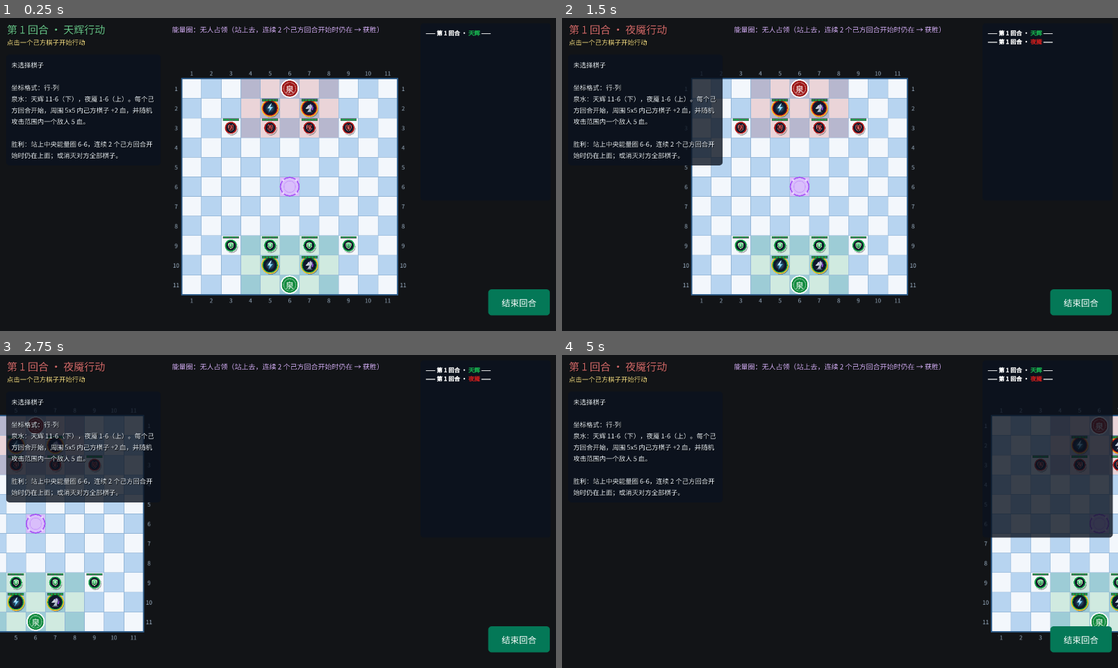
Above: before the commit, frames 1-4 (two rows, left to right).
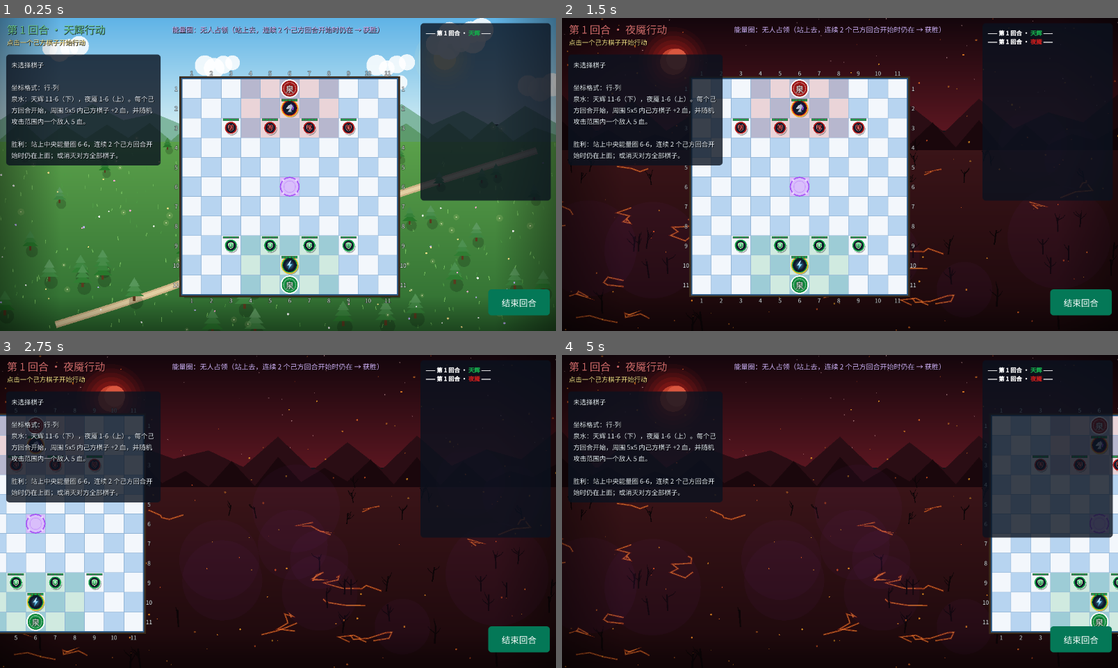
Above: after the commit, the same moments.

Repository: hRa1n/godot-dota2-chess
Game: Godot game, scene res://scenes/main.tscn
Two runs of this game, one before a commit and one after it. Both use one fixed random seed, a clock stepped at 60 frames per second and the inputs below.
Inputs (mouse positions are in pixels of both pictures, inside the frame that each line leads up to):
- Up to frame 1 (0.25 s): no input
- Up to frame 2 (1.5 s): click "结束回合" at 0.5 s; tap Enter at 1.25 s; move the mouse to (962, 158) at 1.27 s; hold Right from 1.28 s (still down); tap F at 1.35 s; click (962, 158) at 1.42 s
- Up to frame 3 (2.75 s): release Right at 2 s; drag from (166, 527) to (250, 574) at 2.02 s
- Up to frame 4 (5 s): tap Space at 2.75 s; move the mouse to (895, 442) at 2.77 s; hold Right 2.78-3.5 s; tap F at 2.85, 4.35 s; click (895, 442) at 2.92 s; drag from (812, 574) to (673, 464) at 3.52 s; tap Enter at 4.25 s; move the mouse to (1006, 558) at 4.27 s; hold Left from 4.28 s (still down); click (1006, 558) at 4.42 s

The runs differ from the first frame. In frame 1, 68% of the frame differs, in the area x 0-100%, y 0-100%; in frame 2, 19%; in frame 3, 30%; in frame 4, 34%.

Commit message:
阵容调整、双阵营背景随回合切换、卡牌放大
- 天辉：宙斯 + 4 小兵；夜魇：混沌骑士 + 4 小兵
- 新增两套战场背景：天辉（晴空、树林、草地）/ 夜魇（红月、枯树、熔岩），轮到哪方就淡入哪方的背景
- 棋盘加木框和阴影，行列编号改为白字描边
- 卡牌放大到 232x358，字体同步放大
- 测试同步更新

Co-Authored-By: Claude Opus 5.5 <noreply@anthropic.com>
Claude-Session: https://claude.ai/code/session_01C7VBmFL8ghvjPypJgNp5Uf

Diff:
--- a/scenes/main.tscn
+++ b/scenes/main.tscn
@@ -1,12 +1,39 @@
-[gd_scene load_steps=5 format=3]
+[gd_scene load_steps=6 format=3]
 
 [ext_resource type="Script" path="res://scripts/game.gd" id="1_game"]
 [ext_resource type="Script" path="res://scripts/board.gd" id="2_board"]
 [ext_resource type="Script" path="res://scripts/camera_controller.gd" id="3_cam"]
 [ext_resource type="Script" path="res://scripts/hud.gd" id="4_hud"]
+[ext_resource type="Script" path="res://scripts/background.gd" id="5_bg"]
 
 [node name="Main" type="Node2D"]
 script = ExtResource("1_game")
+
+[node name="BackgroundLayer" type="CanvasLayer" parent="."]
+layer = -1
+
+[node name="RadiantBG" type="Control" parent="BackgroundLayer"]
+layout_mode = 3
+anchors_preset = 15
+anchor_right = 1.0
+anchor_bottom = 1.0
+grow_horizontal = 2
+grow_vertical = 2
+mouse_filter = 2
+script = ExtResource("5_bg")
+team = 0
+
+[node name="DireBG" type="Control" parent="BackgroundLayer"]
+modulate = Color(1, 1, 1, 0)
+layout_mode = 3
+anchors_preset = 15
+anchor_right = 1.0
+anchor_bottom = 1.0
+grow_horizontal = 2
+grow_vertical = 2
+mouse_filter = 2
+script = ExtResource("5_bg")
+team = 1
 
 [node name="Board" type="Node2D" parent="."]
 script = ExtResource("2_board")
--- /dev/null
+++ b/scripts/background.gd
@@ -0,0 +1,200 @@
+extends Control
+## 战场背景（屏幕空间，不随摄像机移动），两套主题：
+##   team = 0 天辉：晴空、太阳、远山、绿色树林、草地、花与光点
+##   team = 1 夜魇：血色天空、红月、黑色山脊、枯树、熔岩裂缝、余烬、紫雾
+## 回合切换时由 game.gd 交叉淡入淡出。全部用代码画，固定随机种子，窗口变化时重画。
+
+@export var team := 0
+
+
+func _ready() -> void:
+	set_anchors_preset(Control.PRESET_FULL_RECT)
+	mouse_filter = Control.MOUSE_FILTER_IGNORE
+	resized.connect(queue_redraw)
+
+
+func _draw() -> void:
+	if size.x < 200 or size.y < 200:  # 还没布局好（初始尺寸很小）时不画，避免多边形退化
+		return
+	var rng := RandomNumberGenerator.new()
+	rng.seed = 20261103 + team
+	if team == 0:
+		_draw_radiant(rng)
+	else:
+		_draw_dire(rng)
+	# 四周暗角，让中间的棋盘更突出
+	var w := size.x
+	var h := size.y
+	_hgrad(0, 140, Color(0, 0, 0, 0.4), Color(0, 0, 0, 0))
+	_hgrad(w - 140, w, Color(0, 0, 0, 0), Color(0, 0, 0, 0.4))
+	_vgrad(h - 80, h, Color(0, 0, 0, 0), Color(0, 0, 0, 0.35))
+
+
+# ======================= 天辉 =======================
+
+func _draw_radiant(rng: RandomNumberGenerator) -> void:
+	var w := size.x
+	var h := size.y
+	var horizon := h * 0.34
+
+	# 天空
+	_vgrad(0, horizon, Color("#5fb3e6"), Color("#cdeaf2"))
+	# 太阳
+	var sun := Vector2(w * 0.8, h * 0.13)
+	for i in 6:
+		draw_circle(sun, 70 - i * 9, Color(1.0, 0.95, 0.7, 0.07 + i * 0.03))
+	draw_circle(sun, 26, Color("#fff4c2"))
+	# 云
+	for i in 7:
+		var c := Vector2(rng.randf() * w, rng.randf_range(0.04, 0.22) * h)
+		var s := rng.randf_range(20, 36)
+		for j in 4:
+			draw_circle(c + Vector2((j - 1.5) * s * 0.8, sin(j * 1.7) * s * 0.25), s * rng.randf_range(0.6, 0.9), Color(1, 1, 1, 0.85))
+
+	# 远山（两层）
+	_ridge(horizon + 10, 70, Color("#7fb6a0"), rng, 9)
+	_ridge(horizon + 40, 55, Color("#5d9a6c"), rng, 13)
+
+	# 草地
+	_vgrad(horizon + 40, h, Color("#5aa04a"), Color("#2d6b30"))
+	for i in 260:
+		var g := Vector2(rng.randf() * w, rng.randf_range(horizon + 50, h))
+		var c := Color("#78c060") if rng.randf() < 0.5 else Color("#4f9a45")
+		draw_line(g, g + Vector2(rng.randf_range(-3, 3), -rng.randf_range(5, 11)), c, 1.6)
+
+	# 小路
+	var path := PackedVector2Array()
+	for i in 30:
+		var t := i / 29.0
+		path.append(Vector2(w * (0.1 + t * 0.85) + sin(t * 7.0) * 30, lerpf(h * 0.98, horizon + 60, t)))
+	draw_polyline(path, Color("#cdb486"), 16.0)
+	draw_polyline(path, Color("#e2cfa3"), 8.0)
+
+	# 树林（按 y 排序，远的先画）
+	var trees := []
+	for i in 46:
+		trees.append(Vector2(rng.randf() * w, rng.randf_range(horizon + 45, h * 1.02)))
+	trees.sort_custom(func(a, b): return a.y < b.y)
+	for t in trees:
+		var depth := inverse_lerp(horizon, h, t.y)
+		_pine(t, lerpf(16, 40, depth), rng)
+
+	# 花与光点
+	for i in 80:
+		var f := Vector2(rng.randf() * w, rng.randf_range(horizon + 60, h))
+		var fc: Color = [Color("#fde68a"), Color("#f9a8d4"), Color("#ffffff"), Color("#c4b5fd")][rng.randi() % 4]
+		draw_circle(f, rng.randf_range(1.4, 2.6), fc)
+	for i in 50:
+		var l := Vector2(rng.randf() * w, rng.randf_range(horizon, h))
+		draw_circle(l, rng.randf_range(4, 8), Color(1.0, 0.97, 0.65, 0.12))
+		draw_circle(l, 1.4, Color(1.0, 0.98, 0.8, 0.8))
+
+
+# ======================= 夜魇 =======================
+
+func _draw_dire(rng: RandomNumberGenerator) -> void:
+	var w := size.x
+	var h := size.y
+	var horizon := h * 0.36
+
+	# 天空
+	_vgrad(0, horizon, Color("#14060c"), Color("#5a1620"))
+	# 红月
+	var moon := Vector2(w * 0.2, h * 0.14)
+	for i in 6:
+		draw_circle(moon, 80 - i * 10, Color(0.9, 0.15, 0.1, 0.05 + i * 0.025))
+	draw_circle(moon, 30, Color("#c2412d"))
+	draw_circle(moon + Vector2(8, -6), 24, Color("#d9573f"))
+	# 星点
+	for i in 60:
+		draw_circle(Vector2(rng.randf() * w, rng.randf() * horizon * 0.9), rng.randf_range(0.6, 1.4), Color(1, 0.8, 0.8, rng.randf_range(0.2, 0.6)))
+
+	# 黑色山脊（两层）
+	_ridge(horizon + 10, 95, Color("#2a0d14"), rng, 8, true)
+	_ridge(horizon + 45, 70, Color("#1a070c"), rng, 12, true)
+
+	# 焦土
+	_vgrad(horizon + 45, h, Color("#3a1418"), Color("#1a080b"))
+	# 熔岩裂缝
+	for i in 22:
+		var p := Vector2(rng.randf() * w, rng.randf_range(horizon + 60, h))
+		var pts := PackedVector2Array([p])
+		for j in rng.randi_range(3, 7):
+			p += Vector2(rng.randf_range(-45, 45), rng.randf_range(-14, 14))
+			pts.append(p)
+		draw_polyline(pts, Color(1.0, 0.3, 0.08, 0.35), 4.0)
+		draw_polyline(pts, Color(1.0, 0.65, 0.25, 0.6), 1.2)
+
+	# 枯树
+	var trees := []
+	for i in 40:
+		trees.append(Vector2(rng.randf() * w, rng.randf_range(horizon + 40, h * 1.02)))
+	trees.sort_custom(func(a, b): return a.y < b.y)
+	for t in trees:
+		var depth := inverse_lerp(horizon, h, t.y)
+		_dead_tree(t, lerpf(18, 46, depth), rng)
+
+	# 紫雾
+	for i in 12:
+		var c := Vector2(rng.randf() * w, rng.randf_range(horizon, h))
+		draw_circle(c, rng.randf_range(60, 120), Color(0.45, 0.15, 0.55, 0.06))
+
+	# 余烬
+	for i in 140:
+		var e := Vector2(rng.randf() * w, rng.randf() * h)
+		draw_circle(e, rng.randf_range(0.8, 2.4), Color(1.0, rng.randf_range(0.35, 0.7), 0.15, rng.randf_range(0.35, 0.85)))
+
+
+# ======================= 绘制小工具 =======================
+
+func _vgrad(y0: float, y1: float, c0: Color, c1: Color) -> void:
+	var w := size.x
+	draw_polygon(PackedVector2Array([Vector2(0, y0), Vector2(w, y0), Vector2(w, y1), Vector2(0, y1)]),
+		PackedColorArray([c0, c0, c1, c1]))
+
+
+func _hgrad(x0: float, x1: float, c0: Color, c1: Color) -> void:
+	var h := size.y
+	draw_polygon(PackedVector2Array([Vector2(x0, 0), Vector2(x1, 0), Vector2(x1, h), Vector2(x0, h)]),
+		PackedColorArray([c0, c1, c1, c0]))
+
+
+## 山脊：从 base_y 往上起伏，填充到屏幕底部
+func _ridge(base_y: float, amp: float, col: Color, rng: RandomNumberGenerator, peaks: int, sharp := false) -> void:
+	var w := size.x
+	var pts := PackedVector2Array([Vector2(0, size.y)])
+	var n := peaks * 2
+	for i in n + 1:
+		var x := w * i / n
+		var up := (i % 2 == 0) == sharp
+		var y := base_y - (amp * rng.randf_range(0.5, 1.0) if up else amp * rng.randf_range(0.0, 0.35))
+		pts.append(Vector2(x, minf(y, size.y - 2)))
+	pts.append(Vector2(w, size.y))
+	draw_colored_polygon(pts, col)
+
+
+## 天辉松树：影子 + 树干 + 三层树冠
+func _pine(base: Vector2, s: float, rng: RandomNumberGenerator) -> void:
+	draw_circle(base + Vector2(4, 2), s * 0.45, Color(0, 0, 0, 0.18))
+	draw_rect(Rect2(base.x - s * 0.08, base.y - s * 0.35, s * 0.16, s * 0.35), Color("#5b3a1e"))
+	var shade := rng.randf_range(-0.08, 0.08)
+	for i in 3:
+		var tw := s * (0.62 - i * 0.14)
+		var ty := base.y - s * 0.3 - i * s * 0.32
+		var col := Color("#2f7d32").lightened(shade + i * 0.07)
+		draw_colored_polygon(PackedVector2Array([
+			Vector2(base.x - tw, ty), Vector2(base.x + tw, ty), Vector2(base.x, ty - s * 0.55)]), col)
+
+
+## 夜魇枯树：弯曲树干 + 分叉枝
+func _dead_tree(base: Vector2, s: float, rng: RandomNumberGenerator) -> void:
+	var col := Color("#0d0507")
+	var tip := base + Vector2(rng.randf_range(-6, 6), -s)
+	draw_line(base, tip, col, maxf(2.0, s * 0.09))
+	for i in rng.randi_range(2, 4):
+		var t := rng.randf_range(0.35, 0.9)
+		var p := base.lerp(tip, t)
+		var dir := Vector2(rng.randf_range(-1, 1), -rng.randf_range(0.3, 1)).normalized()
+		var q := p + dir * s * rng.randf_range(0.25, 0.5)
+		draw_line(p, q, col, maxf(1.4, s * 0.05))
+		draw_line(q, q + Vector2(dir.x * 5, -6), col, 1.2)
--- a/scripts/board.gd
+++ b/scripts/board.gd
@@ -21,7 +21,7 @@
 const COLOR_BORDER := Color("#2f5d8a")
 const COLOR_HOVER := Color(0.1, 0.25, 0.5, 0.18)
 const COLOR_SELECT_LINE := Color("#f59e0b")
-const COLOR_LABEL := Color("#9fb3c8")
+const COLOR_LABEL := Color("#f1f5f9")
 
 var hovered: Vector2i = NO_CELL
 var selected: Vector2i = NO_CELL
@@ -96,6 +96,10 @@
 
 func _draw() -> void:
 	var size_px := board_size_px()
+
+	# 棋盘底座（阴影 + 木框）
+	draw_rect(Rect2(Vector2(6, 8), size_px), Color(0, 0, 0, 0.35))
+	draw_rect(Rect2(-Vector2(6, 6), size_px + Vector2(12, 12)), Color("#3b2a1a"))
 
 	# 格子：蓝白交错
 	for y in ROWS:
@@ -174,4 +178,6 @@
 func _draw_centered_text(t: String, center: Vector2, fs: int, col: Color) -> void:
 	var w := FONT.get_string_size(t, HORIZONTAL_ALIGNMENT_LEFT, -1, fs).x
 	var baseline := center.y + (FONT.get_ascent(fs) - FONT.get_descent(fs)) * 0.5
-	draw_string(FONT, Vector2(center.x - w * 0.5, baseline), t, HORIZONTAL_ALIGNMENT_LEFT, -1, fs, col)
+	var pos := Vector2(center.x - w * 0.5, baseline)
+	draw_string_outline(FONT, pos, t, HORIZONTAL_ALIGNMENT_LEFT, -1, fs, 4, Color(0, 0, 0, 0.6))
+	draw_string(FONT, pos, t, HORIZONTAL_ALIGNMENT_LEFT, -1, fs, col)
--- a/scripts/card_view.gd
+++ b/scripts/card_view.gd
@@ -12,7 +12,9 @@
 	"zeus": preload("res://assets/icons/zeus.svg"),
 	"knight": preload("res://assets/icons/knight.svg"),
 }
-const CARD_SIZE := Vector2(170, 262)
+## 基准卡尺寸 170x262，实际显示放大到 CARD_SIZE
+const BASE_W := 170.0
+const CARD_SIZE := Vector2(232, 358)
 const GOLD := Color("#d4af37")
 
 ## {id, name, kind, card_text, desc, art, damage, range_text, cooldown_total, status, enabled, selecting}
@@ -53,58 +55,60 @@
 	var ci := get_canvas_item()
 	var w := size.x
 	var h := size.y
+	var k := w / BASE_W            # 所有尺寸按基准卡（170 宽）等比放大，字体同步放大保持清晰
 	var attack: bool = info["kind"] == "attack"
 	var base := Color("#7a4510") if attack else Color("#1e3a8a")
 
 	# 选中 / 悬停光晕
 	if info["selecting"]:
-		_sb(Color(0.98, 0.8, 0.1, 0.6), 18).draw(ci, Rect2(-6, -6, w + 12, h + 12))
+		_sb(Color(0.98, 0.8, 0.1, 0.6), int(18 * k)).draw(ci, Rect2(-6 * k, -6 * k, w + 12 * k, h + 12 * k))
 	elif _hover and info["enabled"]:
-		_sb(Color(1, 1, 1, 0.28), 17).draw(ci, Rect2(-4, -4, w + 8, h + 8))
+		_sb(Color(1, 1, 1, 0.28), int(17 * k)).draw(ci, Rect2(-4 * k, -4 * k, w + 8 * k, h + 8 * k))
 
 	# 边框 + 卡身
-	_sb(GOLD, 14).draw(ci, Rect2(0, 0, w, h))
-	_sb(base, 11, 1, base.lightened(0.35)).draw(ci, Rect2(4, 4, w - 8, h - 8))
+	_sb(GOLD, int(14 * k)).draw(ci, Rect2(0, 0, w, h))
+	_sb(base, int(11 * k), 1, base.lightened(0.35)).draw(ci, Rect2(4 * k, 4 * k, w - 8 * k, h - 8 * k))
 
 	# 插画（椭圆窗）
-	var art := Rect2(16, 28, w - 32, 92)
-	_sb(base.darkened(0.6), 46, 3, GOLD).draw(ci, art)
+	var art := Rect2(14 * k, 26 * k, w - 28 * k, 96 * k)
+	_sb(base.darkened(0.6), int(48 * k), int(3 * k), GOLD).draw(ci, art)
 	var tex: Texture2D = ART.get(info.get("art", "sword"), ART["sword"])
-	var s := 80.0
+	var s := 86.0 * k
 	draw_texture_rect(tex, Rect2(art.get_center() - Vector2(s, s) * 0.5, Vector2(s, s)), false)
 
 	# 名字横幅
-	var banner := Rect2(8, 110, w - 16, 28)
-	_sb(base.darkened(0.35), 6, 2, GOLD).draw(ci, banner)
-	_text(info["name"], banner.get_center(), 17, Color.WHITE, true)
+	var banner := Rect2(8 * k, 110 * k, w - 16 * k, 28 * k)
+	_sb(base.darkened(0.35), int(6 * k), int(2 * k), GOLD).draw(ci, banner)
+	_text(info["name"], banner.get_center(), int(17 * k), Color.WHITE, true)
 
 	# 类型
-	_text("攻击卡" if attack else "技能卡", Vector2(w * 0.5, 150), 12, GOLD.lightened(0.25))
+	_text("攻击卡" if attack else "技能卡", Vector2(w * 0.5, 150 * k), int(12 * k), GOLD.lightened(0.25))
 
 	# 描述框
-	var box := Rect2(12, 160, w - 24, 66)
-	_sb(Color("#f3e9d2"), 6).draw(ci, box)
-	draw_multiline_string(FONT, Vector2(box.position.x + 6, box.position.y + 19), info["card_text"],
-		HORIZONTAL_ALIGNMENT_CENTER, box.size.x - 12, 13, 3, Color("#3b2a14"))
+	var box := Rect2(12 * k, 160 * k, w - 24 * k, 66 * k)
+	_sb(Color("#f3e9d2"), int(6 * k)).draw(ci, box)
+	draw_multiline_string(FONT, Vector2(box.position.x + 6 * k, box.position.y + 19 * k), info["card_text"],
+		HORIZONTAL_ALIGNMENT_CENTER, box.size.x - 12 * k, int(13 * k), 3, Color("#3b2a14"))
 
 	# 宝石
-	_gem(Vector2(18, 18), 14, Color("#2563eb"), str(info["cooldown_total"]), 15)
-	_gem(Vector2(20, h - 18), 17, Color("#d97706"), str(info["damage"]), 17)
-	_gem(Vector2(w - 20, h - 18), 17, Color("#0e7490"), info["range_text"], 11)
+	_gem(Vector2(18, 18) * k, 14 * k, Color("#2563eb"), str(info["cooldown_total"]), int(15 * k))
+	_gem(Vector2(20 * k, h - 18 * k), 17 * k, Color("#d97706"), str(info["damage"]), int(17 * k))
+	_gem(Vector2(w - 20 * k, h - 18 * k), 17 * k, Color("#0e7490"), info["range_text"], int(11 * k))
 
 	# 状态（冷却中 / 已出牌 …）
 	if info["status"] != "可用":
 		var st: String = info["status"]
-		var tw := FONT.get_string_size(st, HORIZONTAL_ALIGNMENT_LEFT, -1, 11).x + 14
-		var pill := Rect2(w * 0.5 - tw * 0.5, h - 27, tw, 19)
-		_sb(Color(0, 0, 0, 0.8), 9).draw(ci, pill)
-		_text(st, pill.get_center(), 11, Color("#fde68a"))
+		var fs := int(11 * k)
+		var tw := FONT.get_string_size(st, HORIZONTAL_ALIGNMENT_LEFT, -1, fs).x + 14 * k
+		var pill := Rect2(w * 0.5 - tw * 0.5, h - 27 * k, tw, 19 * k)
+		_sb(Color(0, 0, 0, 0.8), int(9 * k)).draw(ci, pill)
+		_text(st, pill.get_center(), fs, Color("#fde68a"))
 
 
 func _gem(c: Vector2, r: float, col: Color, t: String, fs: int) -> void:
-	draw_circle(c, r + 2.5, GOLD)
+	draw_circle(c, r * 1.15, GOLD)
 	draw_circle(c, r, col)
-	draw_arc(c, r - 3, deg_to_rad(200), deg_to_rad(290), 12, Color(1, 1, 1, 0.45), 2.0)
+	draw_arc(c, r * 0.8, deg_to_rad(200), deg_to_rad(290), 12, Color(1, 1, 1, 0.45), r * 0.12)
 	_text(t, c, fs, Color.WHITE, true)
 
 
@@ -112,7 +116,7 @@
 	var tw := FONT.get_string_size(t, HORIZONTAL_ALIGNMENT_LEFT, -1, fs).x
 	var pos := Vector2(center.x - tw * 0.5, center.y + (FONT.get_ascent(fs) - FONT.get_descent(fs)) * 0.5)
 	if outline:
-		draw_string_outline(FONT, pos, t, HORIZONTAL_ALIGNMENT_LEFT, -1, fs, 4, Color(0, 0, 0, 0.75))
+		draw_string_outline(FONT, pos, t, HORIZONTAL_ALIGNMENT_LEFT, -1, fs, maxi(4, fs / 4), Color(0, 0, 0, 0.75))
 	draw_string(FONT, pos, t, HORIZONTAL_ALIGNMENT_LEFT, -1, fs, col)
 
 
--- a/scripts/game.gd
+++ b/scripts/game.gd
@@ -27,14 +27,22 @@
 const ENERGY_CELL := Vector2i(5, 5)
 const CAPTURE_TURNS := 2
 
-## 天辉开局布置（夜魇上下镜像）
-const LAYOUT := [
-	["zeus", Vector2i(4, 9)],
-	["chaos_knight", Vector2i(6, 9)],
-	["soldier", Vector2i(2, 8)],
-	["soldier", Vector2i(4, 8)],
-	["soldier", Vector2i(6, 8)],
-	["soldier", Vector2i(8, 8)],
+## 开局布置：[天辉, 夜魇]，坐标为内部 Vector2i(列, 行)
+const LAYOUTS := [
+	[   # 天辉（下）：宙斯 + 4 小兵
+		["zeus", Vector2i(5, 9)],
+		["soldier", Vector2i(2, 8)],
+		["soldier", Vector2i(4, 8)],
+		["soldier", Vector2i(6, 8)],
+		["soldier", Vector2i(8, 8)],
+	],
+	[   # 夜魇（上）：混沌骑士 + 4 小兵
+		["chaos_knight", Vector2i(5, 1)],
+		["soldier", Vector2i(2, 2)],
+		["soldier", Vector2i(4, 2)],
+		["soldier", Vector2i(6, 2)],
+		["soldier", Vector2i(8, 2)],
+	],
 ]
 
 const OVERLAY_MOVE := Color(0.13, 0.65, 0.3, 0.38)
@@ -47,6 +55,8 @@
 @onready var pieces_root: Node2D = $Pieces
 @onready var fx_root: Node2D = $FX
 @onready var hud: Hud = $HUD
+@onready var backgrounds: Array[Control] = [$BackgroundLayer/RadiantBG, $BackgroundLayer/DireBG]
+var _bg_tween: Tween
 
 var pieces: Array[Piece] = []
 var current_team := Team.BLUE
@@ -91,11 +101,9 @@
 func _spawn_all() -> void:
 	for team in [Team.BLUE, Team.RED]:
 		var soldier_no := 0
-		for entry in LAYOUT:
+		for entry in LAYOUTS[team]:
 			var type_id: String = entry[0]
 			var cell: Vector2i = entry[1]
-			if team == Team.RED:
-				cell = Vector2i(cell.x, Board.ROWS - 1 - cell.y)
 			var name_cn: String = PieceDefs.PIECES[type_id]["name"]
 			if type_id == "soldier":
 				soldier_no += 1
@@ -179,6 +187,7 @@
 	pending_card = ""
 	_log("[b]—— 第 %d 回合 · [color=%s]%s[/color] ——[/b]" % [
 		round_no, TEAM_COLOR[current_team].to_html(false), TEAM_NAME[current_team]])
+	_switch_background(current_team)
 	_fountain_tick(current_team)
 	if _check_win():
 		return
@@ -231,6 +240,15 @@
 		return
 	if has_moved and has_used_card:
 		_end_turn_later(0.7)
+
+
+## 回合切换：当前阵营的背景淡入，另一边淡出
+func _switch_background(team: int) -> void:
+	if _bg_tween:
+		_bg_tween.kill()
+	_bg_tween = create_tween().set_parallel()
+	for i in backgrounds.size():
+		_bg_tween.tween_property(backgrounds[i], "modulate:a", 1.0 if i == team else 0.0, 0.6)
 
 
 # ================= 泉水 =================
--- a/tests/test_rules.gd
+++ b/tests/test_rules.gd
@@ -1,7 +1,7 @@
 extends SceneTree
 ## 规则自动测试（无界面运行）：
 ##   godot --headless -s res://tests/test_rules.gd
-## 注意：测试里的坐标是内部坐标（从 0 开始），界面显示的是 +1 后的坐标。
+## 注意：测试里的坐标是内部坐标 Vector2i(列, 行)，从 0 开始；界面显示为「行-列」且 +1。
 
 var fails := 0
 var game
@@ -49,31 +49,38 @@
 	await new_game()
 
 	print("[布置与属性]")
-	check(game.pieces.size() == 12, "双方各 6 个棋子")
+	check(Board.COLS == 11 and Board.ROWS == 11, "地图 11x11")
+	check(game.pieces.size() == 10, "双方各 5 个棋子")
+	var zeus := find("天辉·宙斯")
+	var ck := find("夜魇·混沌骑士")
+	check(zeus != null and zeus.team == 0, "天辉有宙斯")
+	check(ck != null and ck.team == 1, "夜魇有混沌骑士")
+	check(find("天辉·混沌骑士") == null and find("夜魇·宙斯") == null, "双方各只有一个英雄")
+	var counts := [0, 0]
+	for p in game.pieces:
+		if p.type_id == "soldier":
+			counts[p.team] += 1
+	check(counts == [4, 4], "双方各 4 个小兵")
 	var all_ok := true
 	for p in game.pieces:
 		if p.max_hp != 5 or p.defense != 0 or p.move != 5 or p.cards != ["basic_attack"]:
 			all_ok = false
 	check(all_ok, "所有棋子 血量5 / 防御0 / 移动5，只有基础攻击卡")
-	check(game.FOUNTAIN_CELLS[0] == Vector2i(5, 10) and game.FOUNTAIN_CELLS[1] == Vector2i(5, 0), "泉水在下边中间（天辉）和上边中间（夜魇）")
+	check(game.FOUNTAIN_CELLS[0] == Vector2i(5, 10) and game.FOUNTAIN_CELLS[1] == Vector2i(5, 0), "泉水：天辉下边中间，夜魇上边中间")
 	check(game.ENERGY_CELL == Vector2i(5, 5), "能量圈在正中 6-6")
-	check(Board.COLS == 11 and Board.ROWS == 11, "地图 11x11")
-	var b_ck := find("天辉·混沌骑士")
-	var r_ck := find("夜魇·混沌骑士")
-	check(r_ck.cell == Vector2i(b_ck.cell.x, 10 - b_ck.cell.y), "夜魇上下镜像布置")
 	check(game.fmt(Vector2i(5, 0)) == "1-6", "坐标显示为 行-列")
 
 	print("[移动]")
-	place(b_ck, Vector2i(0, 4))      # 空旷处
-	game._on_cell_clicked(b_ck.cell)
-	check(game.move_cells.has(b_ck.cell + Vector2i(5, 0)), "可以走 5 格")
-	check(not game.move_cells.has(b_ck.cell + Vector2i(6, 0)), "不能走 6 格")
+	place(zeus, Vector2i(0, 4))      # 空旷处
+	game._on_cell_clicked(zeus.cell)
+	check(game.move_cells.has(Vector2i(5, 4)), "可以走 5 格")
+	check(not game.move_cells.has(Vector2i(6, 4)), "不能走 6 格")
 
 	print("[基础攻击：3x3 范围，物理伤害 2]")
 	var r_s1 := find("夜魇·士兵1")
-	place(b_ck, Vector2i(3, 4))
+	place(zeus, Vector2i(3, 4))
 	place(r_s1, Vector2i(4, 5))      # 斜角
-	game._select(b_ck)
+	game._select(zeus)
 	game._on_card_pressed("basic_attack")
 	check(game.target_cells.has(Vector2i(4, 5)), "斜角相邻的敌人可以攻击")
 	check(game.range_cells.size() == 8, "攻击范围是周围 8 格（3x3）")
@@ -82,14 +89,14 @@
 	game.end_turn()
 	game.end_turn()
 	r_s1.defense = 1
-	game._select(b_ck)
+	game._select(zeus)
 	game._on_card_pressed("basic_attack")
 	game._on_cell_clicked(r_s1.cell)
 	check(r_s1.hp == 2, "防御 1 时只受 1 点伤害，剩 %d" % r_s1.hp)
 	game.end_turn()
 	game.end_turn()
 	r_s1.defense = 9
-	game._select(b_ck)
+	game._select(zeus)
 	game._on_card_pressed("basic_attack")
 	game._on_cell_clicked(r_s1.cell)
 	check(r_s1.hp == 1, "防御高于伤害时至少 1 点，剩 %d" % r_s1.hp)
@@ -97,61 +104,60 @@
 	place(r_s1, Vector2i(5, 6))      # 距离 2
 	game.end_turn()
 	game.end_turn()
-	game._select(b_ck)
+	game._select(zeus)
 	game._on_card_pressed("basic_attack")
 	check(not game.target_cells.has(Vector2i(5, 6)), "2 格外的敌人打不到")
 	game._cancel_targeting()
 
 	print("[泉水]")
 	await new_game()
-	var b_zeus := find("天辉·宙斯")
-	b_zeus.hp = 2
+	zeus = find("天辉·宙斯")
+	zeus.hp = 2
 	var r_a := find("夜魇·士兵1")
 	var r_b := find("夜魇·士兵2")
 	place(r_a, Vector2i(3, 9))
 	place(r_b, Vector2i(7, 9))
-	game.end_turn()   # -> 红方
-	game.end_turn()   # -> 蓝方回合开始，泉水结算
-	check(b_zeus.hp == 4, "范围内友军 +2 血（2 -> %d）" % b_zeus.hp)
+	game.end_turn()   # -> 夜魇
+	game.end_turn()   # -> 天辉回合开始，泉水结算
+	check(zeus.hp == 4, "范围内友军 +2 血（2 -> %d）" % zeus.hp)
 	var hit := int(r_a.hp < 5) + int(r_b.hp < 5)
 	check(hit == 1, "只随机攻击范围内 1 个敌人")
 	check((not r_a.alive) or (not r_b.alive), "泉水伤害 5，5 血的棋子直接阵亡")
-	b_zeus.hp = 4
+	zeus.hp = 4
 	game.end_turn()
 	game.end_turn()
-	check(b_zeus.hp == 5, "回血不超过上限")
-	r_ck = find("夜魇·混沌骑士")
-	place(find("夜魇·士兵3"), Vector2i(5, 7))    # 范围外
-	var s3_hp := find("夜魇·士兵3").hp
+	check(zeus.hp == 5, "回血不超过上限")
+	var s3 := find("夜魇·士兵3")
+	place(s3, Vector2i(5, 7))         # 距泉水 3 格，范围外
 	game.end_turn()
 	game.end_turn()
-	check(find("夜魇·士兵3").hp == s3_hp, "范围外的敌人不受伤")
+	check(s3.hp == 5, "范围外的敌人不受伤")
 
 	print("[能量圈]")
 	await new_game()
-	b_ck = find("天辉·混沌骑士")
-	place(b_ck, Vector2i(2, 5))
-	game._select(b_ck)
+	zeus = find("天辉·宙斯")
+	place(zeus, Vector2i(2, 5))
+	game._select(zeus)
 	game._on_cell_clicked(Vector2i(5, 5))    # 走上能量圈
 	await wait(0.4)
-	check(b_ck.cell == Vector2i(5, 5), "能量圈可以站上去")
+	check(zeus.cell == Vector2i(5, 5), "能量圈可以站上去")
 	check(game.capture_count == 0, "站上去当回合不计数")
-	game.end_turn()            # 红方
+	game.end_turn()            # 夜魇
 	check(game.capture_count == 0, "对方回合不计数")
-	game.end_turn()            # 蓝方第 1 次开场
+	game.end_turn()            # 天辉第 1 次开场
 	check(game.capture_count == 1 and not game.game_over, "己方开场计 1/2")
 	game.end_turn()
-	game.end_turn()            # 蓝方第 2 次开场
+	game.end_turn()            # 天辉第 2 次开场
 	check(game.game_over, "己方第 2 次开场仍在圈上 → 获胜")
 
 	print("[离开能量圈清零]")
 	await new_game()
-	b_ck = find("天辉·混沌骑士")
-	place(b_ck, Vector2i(5, 5))
+	zeus = find("天辉·宙斯")
+	place(zeus, Vector2i(5, 5))
 	game.end_turn()
 	game.end_turn()
 	check(game.capture_count == 1, "计到 1/2")
-	game._select(b_ck)
+	game._select(zeus)
 	game._on_cell_clicked(Vector2i(5, 7))
 	await wait(0.4)
 	game.end_turn()
@@ -159,11 +165,11 @@
 	check(game.capture_count == 0 and not game.game_over, "离开后清零")
 
 	print("[被打死清零]")
-	place(b_ck, Vector2i(5, 5))
+	place(zeus, Vector2i(5, 5))
 	game.end_turn()
 	game.end_turn()
 	check(game.capture_count == 1, "重新占领计 1/2")
-	game._damage(b_ck, 99)
+	game._damage(zeus, 99)
 	check(game.capture_count == 0, "占领者阵亡后清零")
 
 	print("[全灭获胜]")
Not shown, added: scripts/background.gd.uid
